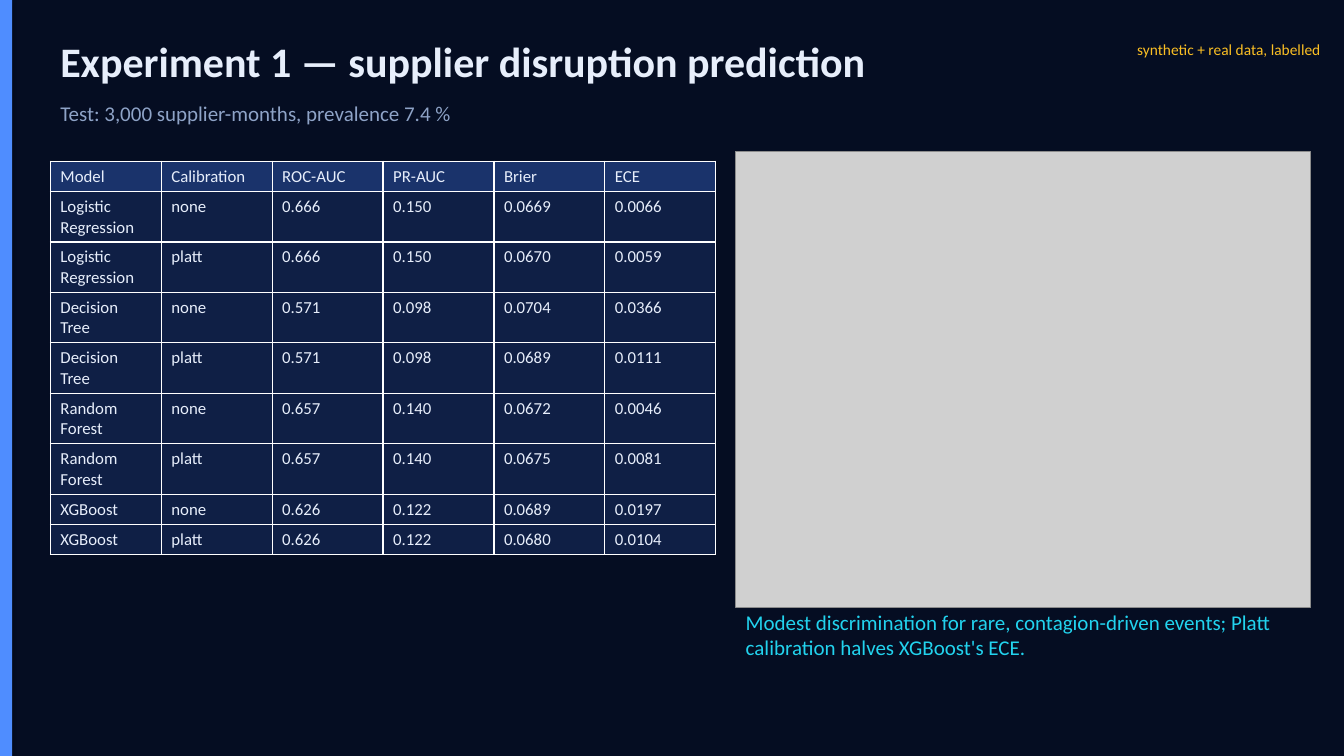
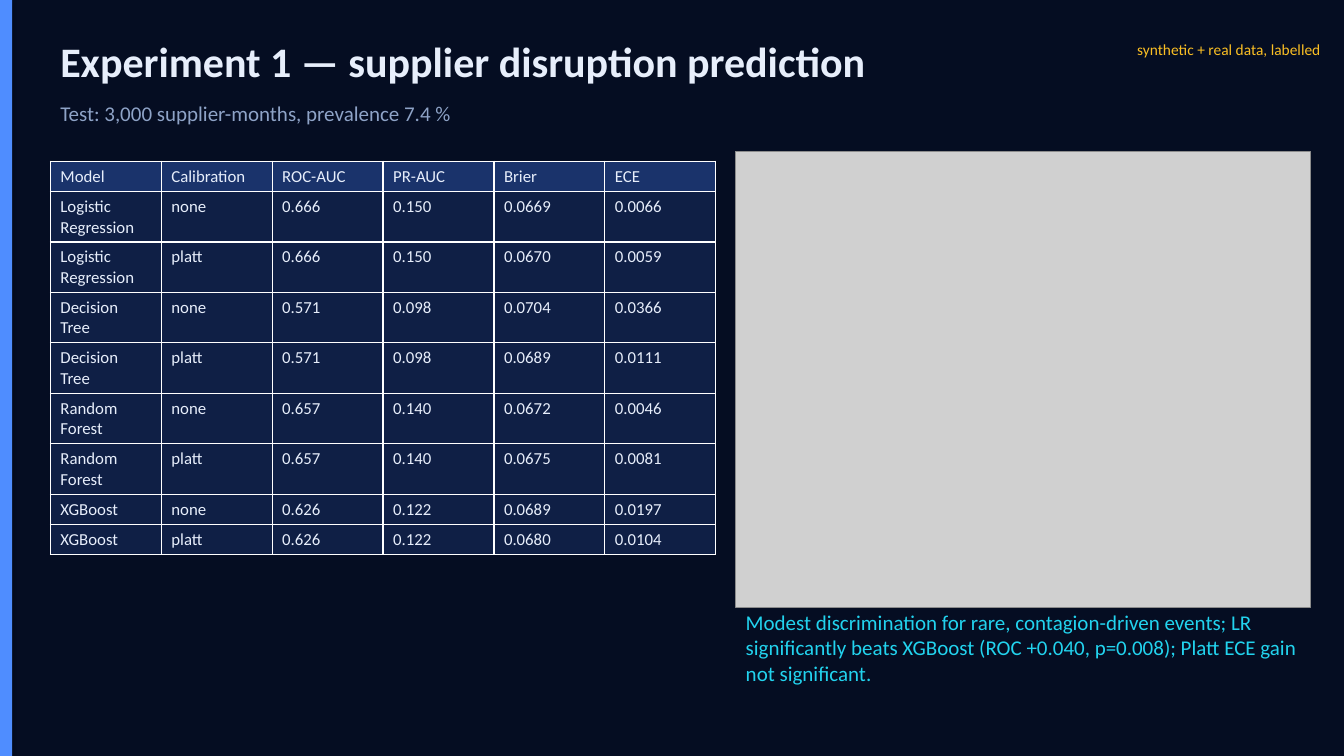
Before and after one commit to SamarthKamat/AIML-PROJECT, a slide deck: slide 8 of presentation/Supply_Chain_Black_Box.pptx. Drawn at 1344x756 pixels with LibreOffice and Linux fonts; fonts in the diff are those of the drawing; grey boxes stand for pictures. Boxes give left, top, right and bottom in pixels: in the first picture for what was removed or moved away, otherwise in the second. Text is boxed around its words. In the diff, an @@ line names an element or a change of style, - is before the commit and + after.

```diff
--- a/presentation/Supply_Chain_Black_Box.pptx
+++ b/presentation/Supply_Chain_Black_Box.pptx
@@ text at [746,615,1295,685]: text changed @@
-Modest discrimination for rare, contagion-driven events; Platt calibration halves XGBoost's ECE.
+Modest discrimination for rare, contagion-driven events; LR significantly beats XGBoost (ROC +0.040, p=0.008); Platt ECE gain not significant.
```
Also in this commit, not shown: 24 other files.
